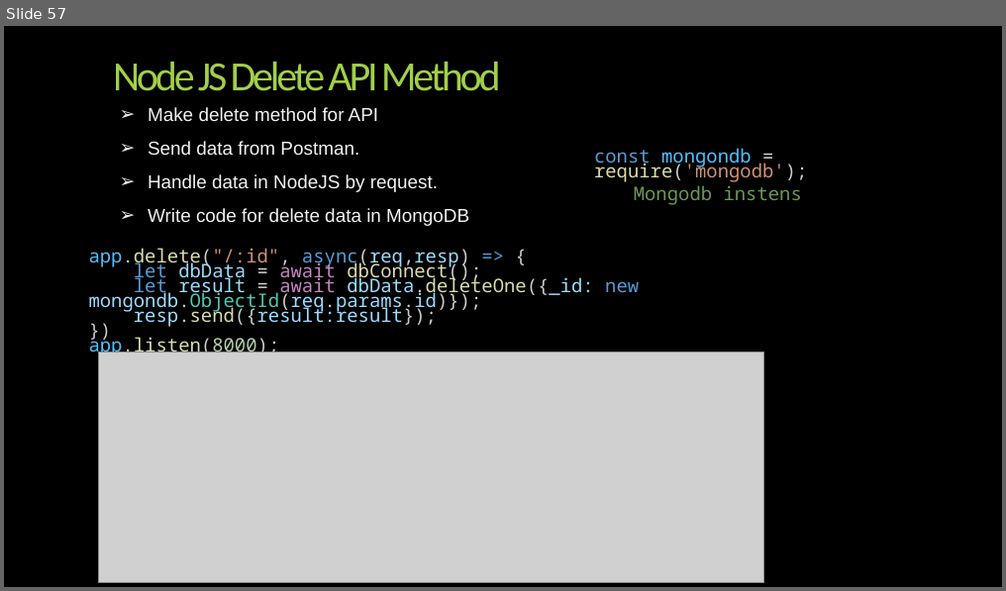
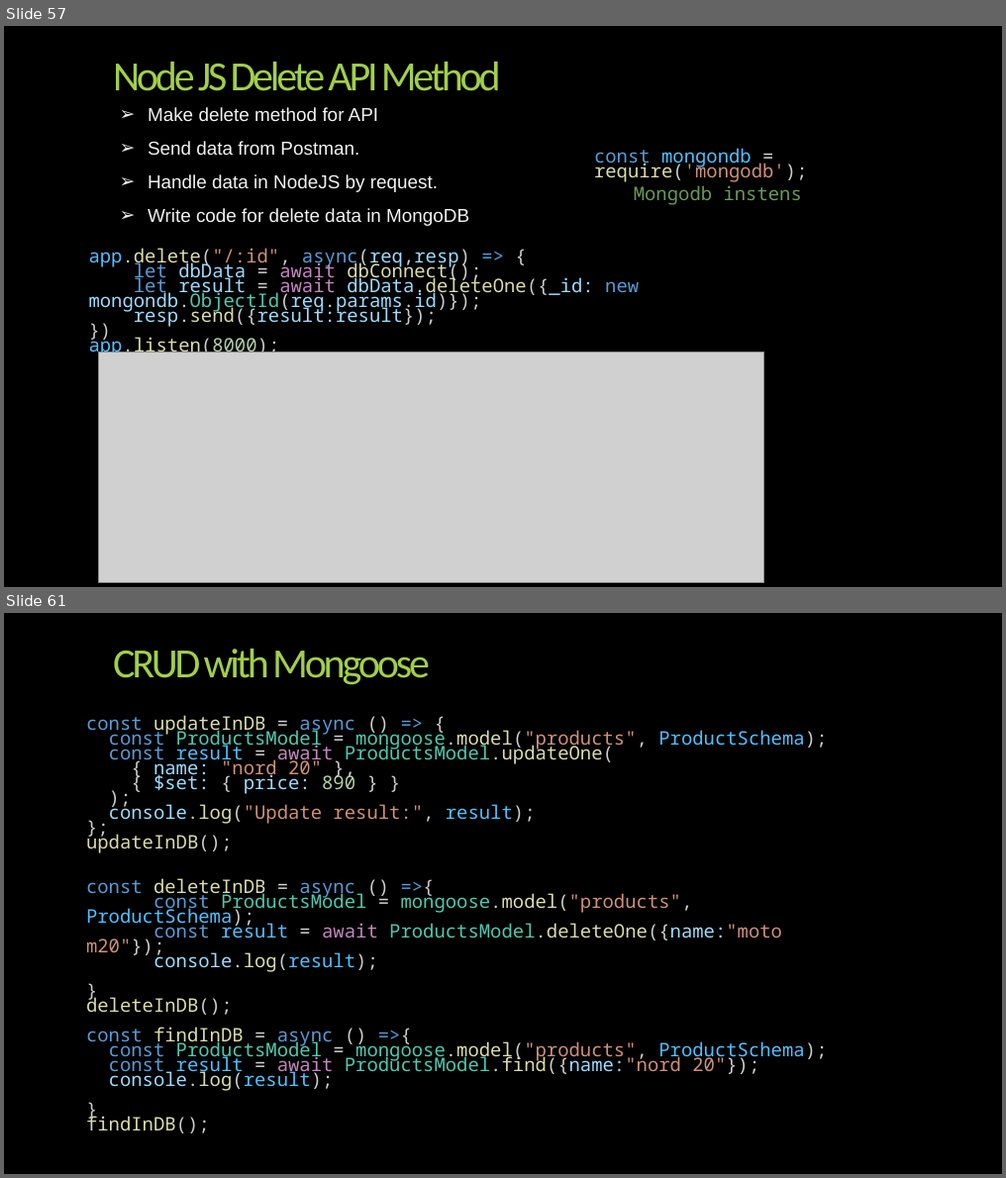
Before and after one commit to Alok2565/nodejs-tut2024, a slide deck: backup_code/NodeJS-full tutorila.pptx. Shown one above the other, each under a label of ours: slide 57 before the commit, slides 57 and 61 after it; the slides between them are not shown. The pictures are 1006x591 and 1006x1178 pixels, drawn with LibreOffice and Linux fonts; fonts in the diff are those of the drawing; grey boxes stand for pictures; background and template pictures are left out. Boxes give left, top, right and bottom in pixels: in the first picture for what was removed or moved away, otherwise in the second. Text is boxed around its words. In the diff, an @@ line names an element or a change of style, - is before the commit and + after.

```diff
--- a/backup_code/NodeJS-full tutorila.pptx
+++ b/backup_code/NodeJS-full tutorila.pptx
@@ slide 61 added at (x1=4, y1=613, x2=1002, y2=1174), background picture (left out) @@
@@ title added at (x1=113, y1=649, x2=430, y2=684), 40 pt, text #A2CF49 @@
+CRUD with Mongoose
@@ text added at (x1=86, y1=715, x2=827, y2=1091), 18 pt, text #DCDCAA @@
+const updateInDB = async () => {
+const ProductsModel = mongoose.model("products", ProductSchema);
+const result = await ProductsModel.updateOne(
+{ name: "nord 20" },
+{ $set: { price: 890 } }
+);
+console.log("Update result:", result);
+};
+updateInDB();
+const deleteInDB = async () =>{
+const ProductsModel = mongoose.model("products", ProductSchema);
+const result = await ProductsModel.deleteOne({name:"moto m20"});
+console.log(result);
+}
+deleteInDB();
+const findInDB = async () =>{
+const ProductsModel = mongoose.model("products", ProductSchema);
+const result = await ProductsModel.find({name:"nord 20"});
+console.log(result);
+}
+findInDB();
```
Also in this commit, not shown: 1 slide changed, 16 other slides added, 5 other files.
